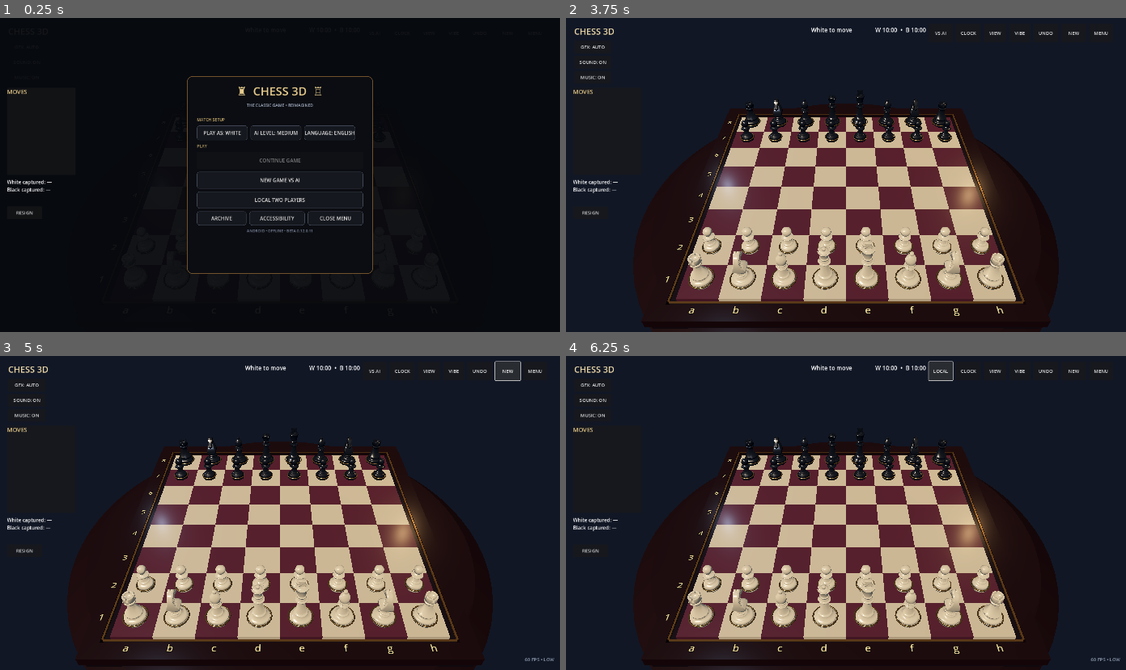
Above: before the commit, frames 1-4 (two rows, left to right).
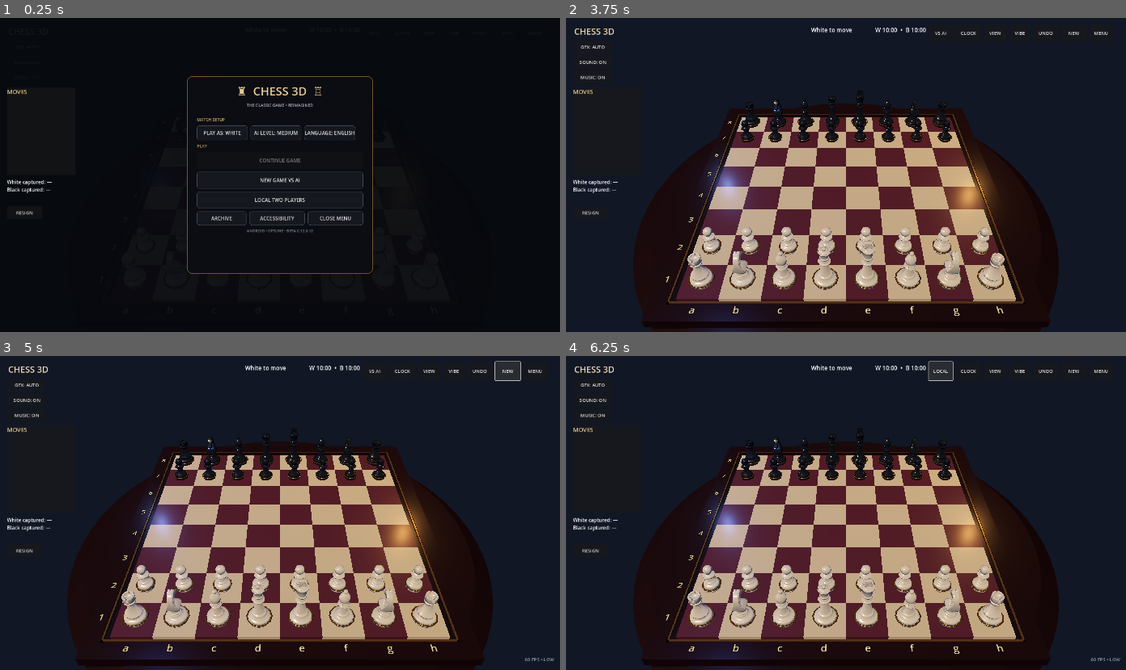
Above: after the commit, the same moments.

Repository: redxbox/chess-3d
Game: Godot game, scene res://src/main/main.tscn
The game is run twice, just before and just after one commit, with the same random seed, the same clock (stepped at 60 frames per second) and the same inputs.
Inputs:
- Up to frame 1 (0.25 s): no input
- Up to frame 2 (3.75 s): click "PLAY AS: WHITE" at 0.5 s; click "PLAY AS: BLACK" at 1.25 s; click "PLAY AS: WHITE" at 2 s; click "PLAY AS: BLACK" at 2.75 s; click "NEW GAME VS AI" at 3.5 s
- Up to frame 3 (5 s): click "NEW" at 4.25 s
- Up to frame 4 (6.25 s): click "NEW" at 5 s; click "VS AI" at 5.75 s

The runs differ from the first frame. In frame 1, less than 0.1% of the frame differs, in the area x 55-56%, y 67-69%; in frame 2, 1.3%, in the area x 21-79%, y 24-87%; in frame 3, 1.3%; in frame 4, 1.3%.

Commit message:
Restore proven piece lighting baseline
Co-authored-by: arena-agent <297053741+arena-agent@users.noreply.github.com>

Diff:
--- a/src/main/main.gd
+++ b/src/main/main.gd
@@ -174,8 +174,8 @@
 	environment.background_mode = Environment.BG_COLOR
 	environment.background_color = Color("111725")
 	environment.ambient_light_source = Environment.AMBIENT_SOURCE_COLOR
-	environment.ambient_light_color = Color("8993a4")
-	environment.ambient_light_energy = 0.38
+	environment.ambient_light_color = Color("7180a0")
+	environment.ambient_light_energy = 0.32
 	environment.tonemap_mode = Environment.TONE_MAPPER_FILMIC
 	$WorldEnvironment.environment = environment
 	# Warm/cool studio rim lights create readable silhouettes without expensive
@@ -183,15 +183,15 @@
 	var warm_rim := OmniLight3D.new()
 	warm_rim.name = "WarmRimLight"
 	warm_rim.position = Vector3(5.5, 4.2, -4.0)
-	warm_rim.light_color = Color("e9bb82")
-	warm_rim.light_energy = 0.40
+	warm_rim.light_color = Color("ffb35f")
+	warm_rim.light_energy = 0.62
 	warm_rim.omni_range = 11.0
 	add_child(warm_rim)
 	var cool_rim := OmniLight3D.new()
 	cool_rim.name = "CoolRimLight"
 	cool_rim.position = Vector3(-5.0, 3.2, -3.5)
-	cool_rim.light_color = Color("9aacca")
-	cool_rim.light_energy = 0.27
+	cool_rim.light_color = Color("789cff")
+	cool_rim.light_energy = 0.38
 	cool_rim.omni_range = 10.0
 	add_child(cool_rim)
 
@@ -199,15 +199,9 @@
 func _setup_piece_materials() -> void:
 	# Create the three premium materials once. All 32 ModelInstances share these
 	# resources, preventing per-move allocations and shader recompilation.
-	_piece_ivory_material = _luxury_piece_material(Color("d8c9aa"), 0.31, 0.02)
-	_piece_ivory_material.metallic_specular = 0.46
-	_piece_ivory_material.clearcoat_roughness = 0.18
-	_piece_obsidian_material = _luxury_piece_material(Color("171d27"), 0.24, 0.16)
-	_piece_obsidian_material.metallic_specular = 0.72
-	_piece_obsidian_material.clearcoat_roughness = 0.13
-	_piece_gold_material = _luxury_piece_material(Color("c3a064"), 0.30, 0.88)
-	_piece_gold_material.metallic_specular = 0.58
-	_piece_gold_material.clearcoat_roughness = 0.22
+	_piece_ivory_material = _luxury_piece_material(Color("d8d1c2"), 0.28, 0.04)
+	_piece_obsidian_material = _luxury_piece_material(Color("202631"), 0.18, 0.38)
+	_piece_gold_material = _luxury_piece_material(Color("c58a32"), 0.20, 0.82, false)
 
 
 func _create_board() -> void:
@@ -366,7 +360,7 @@
 
 func _add_torus(parent: Node3D, radius: float, tube: float, y: float, material: Material) -> void:
 	var mesh_instance := MeshInstance3D.new()
-	var segments := 16 if _effective_graphics_quality() == "low" else (24 if _effective_graphics_quality() == "medium" else 32)
+	var segments := 12 if _effective_graphics_quality() == "low" else (18 if _effective_graphics_quality() == "medium" else 24)
 	var key := "torus:%s:%s:%d:%d" % [radius, tube, segments, material.get_instance_id()]
 	if not _mesh_cache.has(key):
 		var created := TorusMesh.new()
@@ -584,7 +578,7 @@
 	tools.add_child(_close_menu_button)
 
 	var version := Label.new()
-	version.text = "ANDROID • OFFLINE • BETA 0.12.0.11"
+	version.text = "ANDROID • OFFLINE • BETA 0.12.0.12"
 	version.horizontal_alignment = HORIZONTAL_ALIGNMENT_CENTER
 	version.add_theme_font_size_override("font_size", 13)
 	version.add_theme_color_override("font_color", Color(0.48, 0.52, 0.61, 1))
@@ -803,7 +797,7 @@
 
 func _create_information_windows() -> void:
 	_tutorial_window = _information_window("HOW TO PLAY", "[font_size=24][b]QUICK START[/b][/font_size]\n\n1. Tap one of y …(409 unchanged characters)…
-	_about_window = _information_window("ABOUT & LICENSES", "[font_size=24][b]Chess 3D  •  Version 0.12.0 Beta 11[/b][/font_size]\n\nAn offline-first 3D  …(505 unchanged characters)…
+	_about_window = _information_window("ABOUT & LICENSES", "[font_size=24][b]Chess 3D  •  Version 0.12.0 Beta 12[/b][/font_size]\n\nAn offline-first 3D  …(505 unchanged characters)…
 
 
 func _information_window(title: String, content: String) -> Window:
--- a/src/main/main.tscn
+++ b/src/main/main.tscn
@@ -11,19 +11,17 @@
 
 [node name="KeyLight" type="DirectionalLight3D" parent="."]
 rotation_degrees = Vector3(-55, -35, 0)
-light_color = Color(1, 0.92, 0.82, 1)
-light_energy = 0.68
+light_color = Color(1, 0.88, 0.72, 1)
+light_energy = 0.62
 shadow_enabled = true
-shadow_bias = 0.035
-shadow_normal_bias = 1.1
 directional_shadow_max_distance = 24.0
 directional_shadow_fade_start = 0.75
 
 [node name="FillLight" type="OmniLight3D" parent="."]
 position = Vector3(-4, 5, 3)
 omni_range = 12.0
-light_color = Color(0.62, 0.7, 0.84, 1)
-light_energy = 0.38
+light_color = Color(0.35, 0.52, 1, 1)
+light_energy = 0.52
 shadow_enabled = false
 
 [node name="CameraRig" type="Node3D" parent="."]
Not shown, changed: export_presets.cfg
Not shown, changed: .github/workflows/ci.yml
